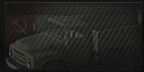
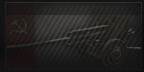
The second 144×72 image is a revision of the first. Changes to its layers:
renamed "Layer 20" to "ZIL-130", hid it over left=6, top=9, right=141, bottom=69
added layer "Layer 20" above "spg-9" over left=6, top=9, right=141, bottom=69
